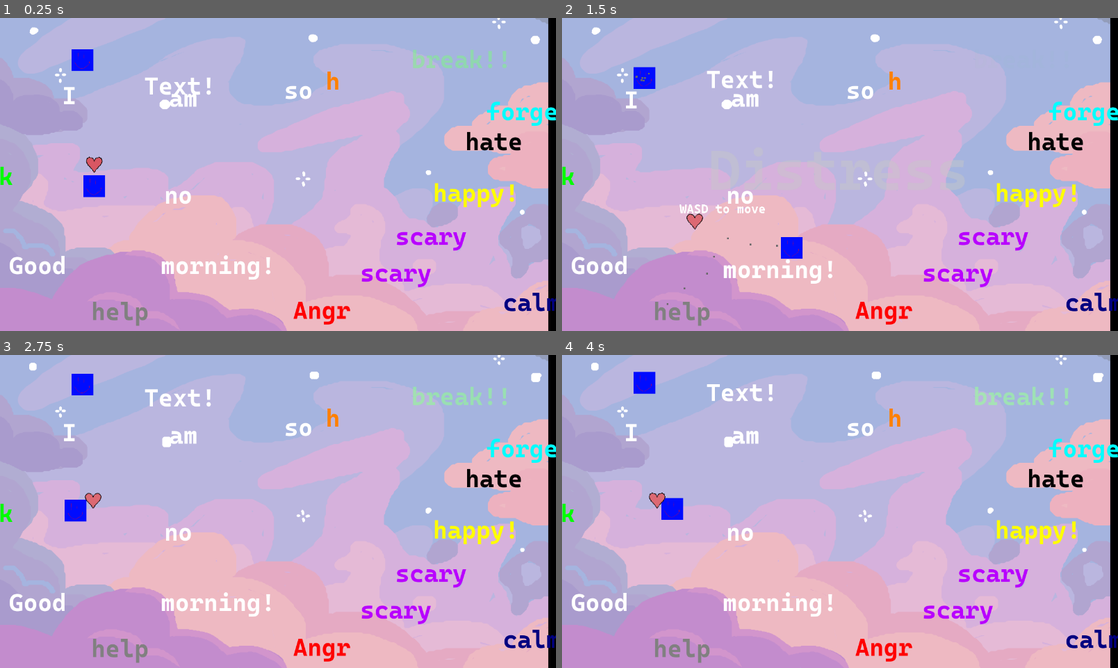
Above: before the commit, frames 1-4 (two rows, left to right).
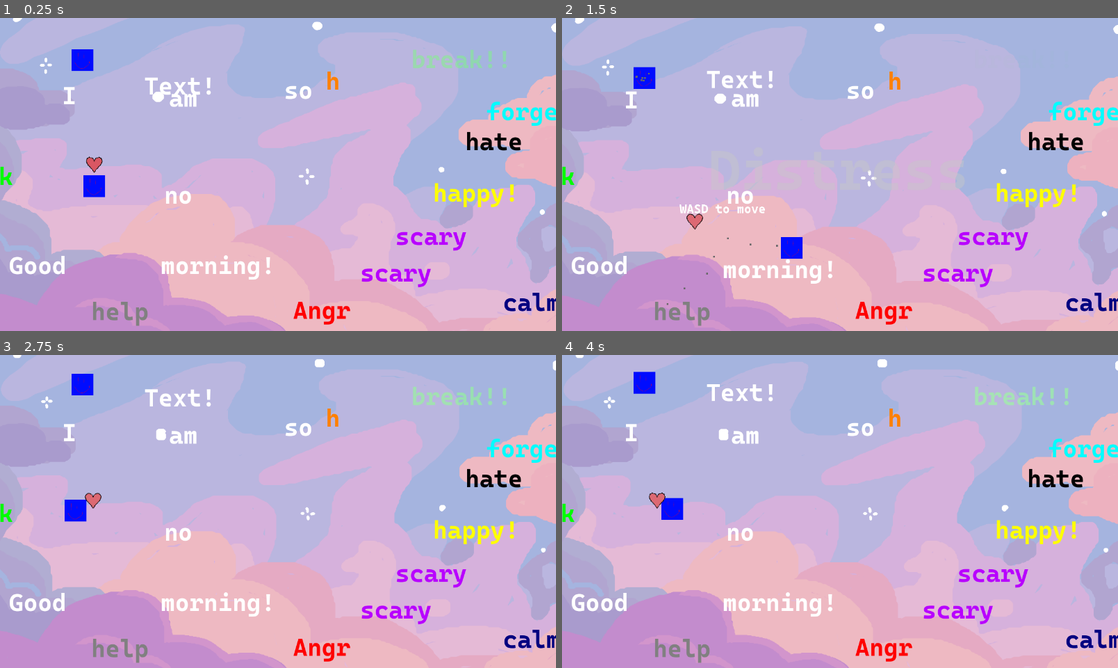
Above: after the commit, the same moments.

Repository: NitroGuy10/Chillennium2023
Game: Godot game, scene res://assets/Objects/Game.tscn
Same seed, same stepped clock (60 frames per second), same inputs: the game is played once before the commit and once after it.
Inputs:
- Up to frame 1 (0.25 s): no input
- Up to frame 2 (1.5 s): hold Right (ui_right) from 0.53 s (still down); tap Shift (dash) at 0.6, 1.35 s; tap Up (ui_up) at 0.77 s
- Up to frame 3 (2.75 s): tap Up (ui_up) at 1.52 s; release Right (ui_right) at 2.03 s; hold Left (ui_left) from 2.03 s (still down); tap Shift (dash) at 2.1 s
- Up to frame 4 (4 s): release Left (ui_left) at 2.78 s; hold Right (ui_right) from 2.78 s (still down); tap Shift (dash) at 2.85, 3.6 s; tap Up (ui_up) at 3.02, 3.77 s

The runs differ from the first frame. In frame 1, 9.2% of the frame differs, in the area x 0-100%, y 0-100%; in frame 2, 8.9%; in frame 3, 9.2%; in frame 4, 9.2%.

Commit message:
Cool background fx

Diff:
--- a/assets/Objects/Background.gd
+++ b/assets/Objects/Background.gd
@@ -6,12 +6,24 @@
 # var a = 2
 # var b = "text"
 
+var initialPos
+var offsetPos = Vector2(0, 0)
+
+onready var player1KB = get_parent().get_node("Player/PlayerKinematicBody2D")
+onready var player2KB = get_parent().get_node("Player2/PlayerKinematicBody2D")
+
 
 # Called when the node enters the scene tree for the first time.
 func _ready():
-	pass # Replace with function body.
+	initialPos = position
 
 
 # Called every frame. 'delta' is the elapsed time since the previous frame.
 func _process(delta):
 	visible = player_vars.currentEmotion != "contempt"
+
+	offsetPos = (player1KB.global_position + player2KB.global_position) / 2.0
+	offsetPos.x -= 640
+	offsetPos.y -= 360
+	offsetPos *= 0.05
+	position = lerp(position, initialPos + offsetPos, 5 * delta)
--- a/assets/Objects/Background.tscn
+++ b/assets/Objects/Background.tscn
@@ -38,9 +38,9 @@
 } ]
 
 [node name="Background" type="AnimatedSprite"]
-position = Vector2( 622, 360 )
-scale = Vector2( 0.666204, 0.666204 )
+position = Vector2( 640.5, 359 )
+scale = Vector2( 0.716146, 0.712963 )
 frames = SubResource( 1 )
-frame = 22
+frame = 19
 playing = true
 script = ExtResource( 28 )
--- a/assets/Objects/Player.tscn
+++ b/assets/Objects/Player.tscn
@@ -316,7 +316,7 @@
 [node name="AnimatedSprite" type="AnimatedSprite" parent="Heart"]
 scale = Vector2( 0.5, 0.5 )
 frames = SubResource( 3 )
-frame = 2
+frame = 33
 playing = true
 
 [editable path="TutorialText"]
